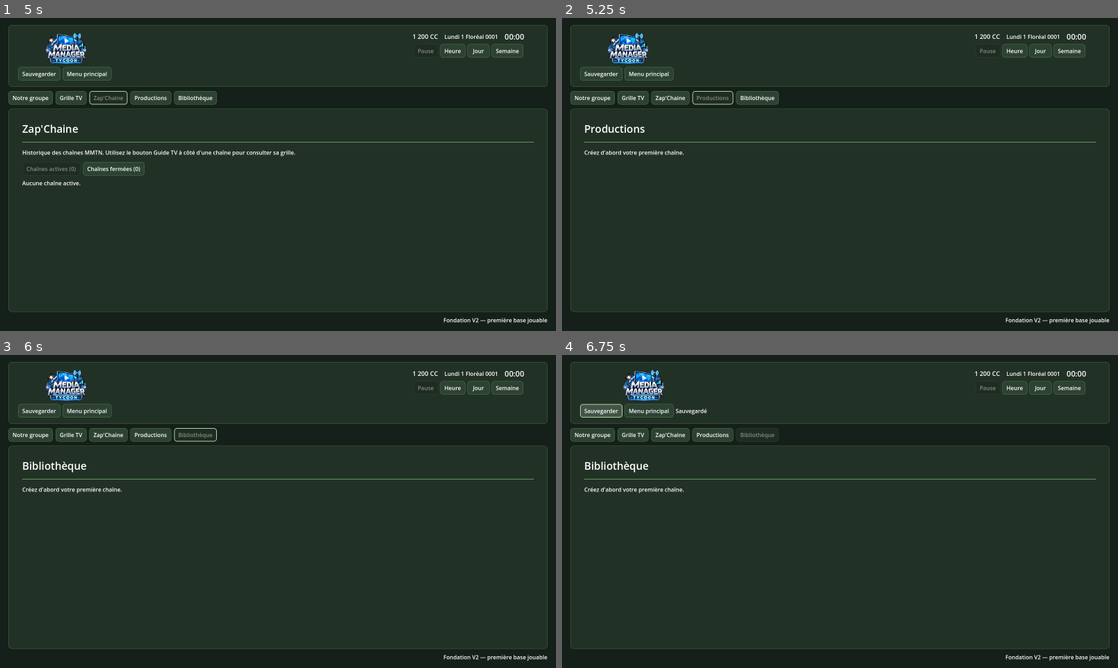
Above: before the commit, frames 1-4 (two rows, left to right).
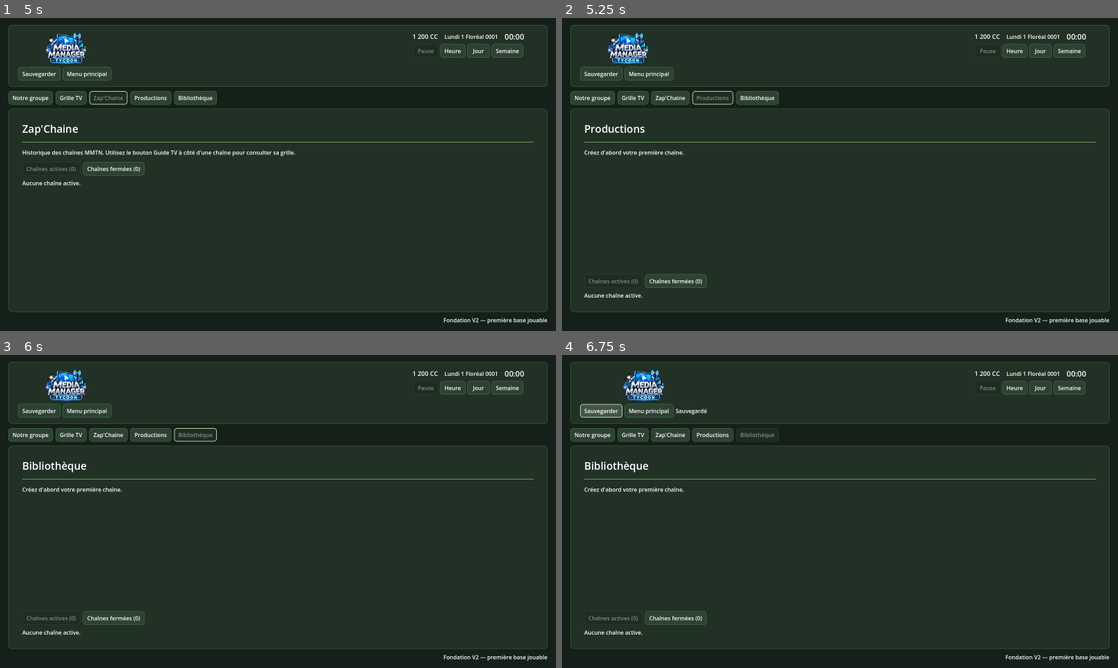
Above: after the commit, the same moments.

Repository: Adrienco69/MediaManagerTycoon_V2
Game: Godot game, scene res://scenes/main.tscn
Two runs of this game, one before a commit and one after it. Both use one fixed random seed, a clock stepped at 60 frames per second and the inputs below.
Inputs (mouse positions are in pixels of both pictures, inside the frame that each line leads up to):
- Up to frame 1 (5 s): click "Nouvelle partie" at 0.5 s; click (278, 155) at 1.27 s; type "Alex" at 1.35 s; click (278, 190) at 1.5 s; type "Alex" at 1.58 s; click "Commencer" at 2 s; click "Grille TV" at 2.75 s; click "Notre groupe" at 3.5 s; click "Zap'Chaine" at 4.25 s
- Up to frame 2 (5.25 s): click "Productions" at 5 s
- Up to frame 3 (6 s): click "Bibliothèque" at 5.75 s
- Up to frame 4 (6.75 s): click "Sauvegarder" at 6.5 s

Frame 1 is identical in both runs. In frame 2, 0.3% of the frame differs, in the area x 4-26%, y 81-90%; in frame 3, 0.3%; in frame 4, 0.3%.
Error after the commit: Parse Error: Too many arguments for "build()" call. Expected at most 8 but received 9. (res://scripts/ui/tv_grid_page_controller.gd:139)

Commit message:
Synchronise le catalogue hebdomadaire et prépare Zap'Chaine pour la grille joueur

Diff:
--- a/scripts/ui/tv_grid_page_controller.gd
+++ b/scripts/ui/tv_grid_page_controller.gd
@@ -98,12 +98,6 @@
 	catalog_holder.size_flags_stretch_ratio = 1.0
 	catalog_holder.custom_minimum_size = Vector2(220, 0)
 	body.add_child(catalog_holder)
-	ProgramCatalogPanelScript.build(
-		catalog_holder,
-		editable,
-		displayed_programs,
-		on_program_selected
-	)
 
 	var scheduler_holder: VBoxContainer = VBoxContainer.new()
 	scheduler_holder.size_flags_horizontal = Control.SIZE_EXPAND_FILL
@@ -117,8 +111,20 @@
 	schedule_holder.size_flags_vertical = Control.SIZE_EXPAND_FILL
 	scheduler_holder.add_child(schedule_holder)
 
+	var rebuild_catalog: Callable = func() -> void:
+		_clear_holder(catalog_holder)
+		ProgramCatalogPanelScript.build(
+			catalog_holder,
+			editable,
+			displayed_programs,
+			on_program_selected,
+			channel,
+			int(view_state.get("week_number", 1))
+		)
+
 	var rebuild_schedule: Callable = func(week_number: int) -> void:
 		view_state["week_number"] = week_number
+		rebuild_catalog.call()
 		_clear_holder(schedule_holder)
 		_clear_holder(days_holder)
 		DayScheduleBuilderScript.build(
@@ -129,7 +135,8 @@
 			displayed_programs,
 			on_program_selected,
 			days_holder,
-			String(view_state.get("time_range_id", "")) if editable else ""
+			String(view_state.get("time_range_id", "")) if editable else "",
+			rebuild_catalog
 		)
 
 	if editable and time_range_holder != null:
@@ -183,6 +190,9 @@
 	if editable or not result.is_empty():
 		return result
 
+	if _is_player_channel(channel):
+		return GameState.get_group_programs()
+
 	var channel_programs_value: Variant = channel.get("programs", [])
 	if channel_programs_value is Array:
 		for value: Variant in channel_programs_value:
@@ -192,6 +202,13 @@
 	return result
 
 
+static func _is_player_channel(channel: Dictionary) -> bool:
+	var player_channel: Dictionary = GameState.get_first_channel()
+	if player_channel.is_empty():
+		return false
+	return int(channel.get("mmtn_number", 0)) == int(player_channel.get("mmtn_number", -1))
+
+
 static func _get_description(channel: Dictionary, editable: bool) -> String:
 	var channel_name: String = String(channel.get("name", ""))
 	if editable:
